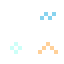
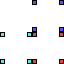
Layered file, before and after one edit (64×64). Changes by layer:
added layer "Layer 7 copy 2" above "Layer 7 copy 4" over (x1=32, y1=32, x2=64, y2=64)
added layer "Layer 7 copy 4" above "Layer 7 copy" over (x1=0, y1=32, x2=32, y2=64)
added layer "Layer 7 copy" above "Layer 5 copy" over (x1=32, y1=0, x2=64, y2=32)
hid "Layer 5 copy" over (x1=38, y1=42, x2=58, y2=54)
hid "Layer 5" over (x1=10, y1=42, x2=22, y2=54)
hid "Layer 2" over (x1=40, y1=12, x2=56, y2=20)
